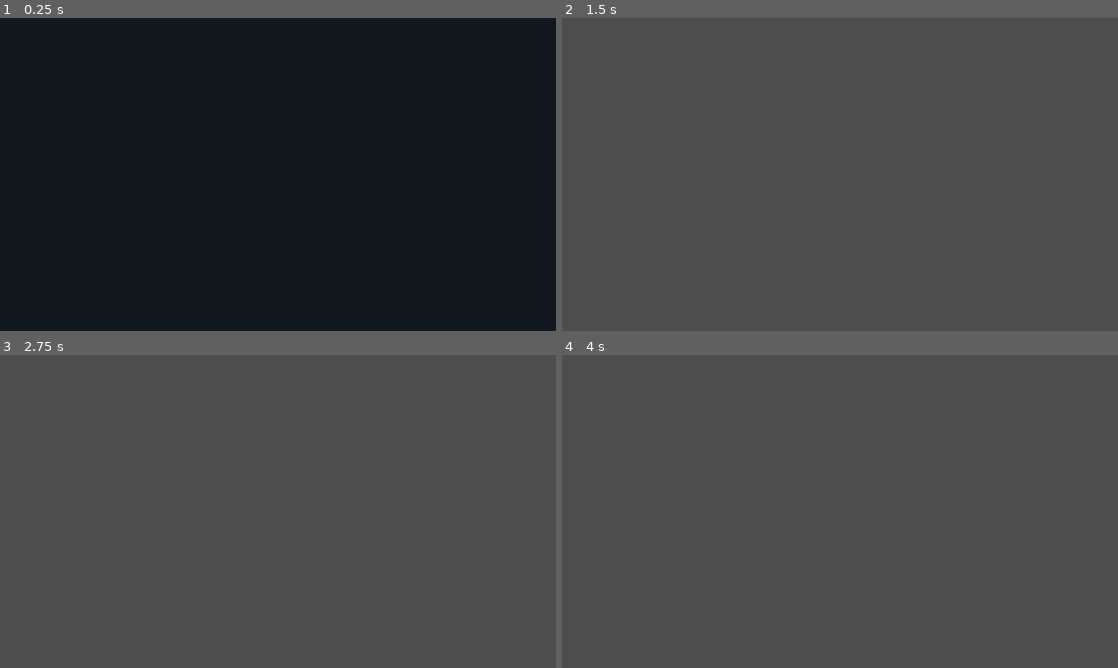
Above: before the commit, frames 1-4 (two rows, left to right).
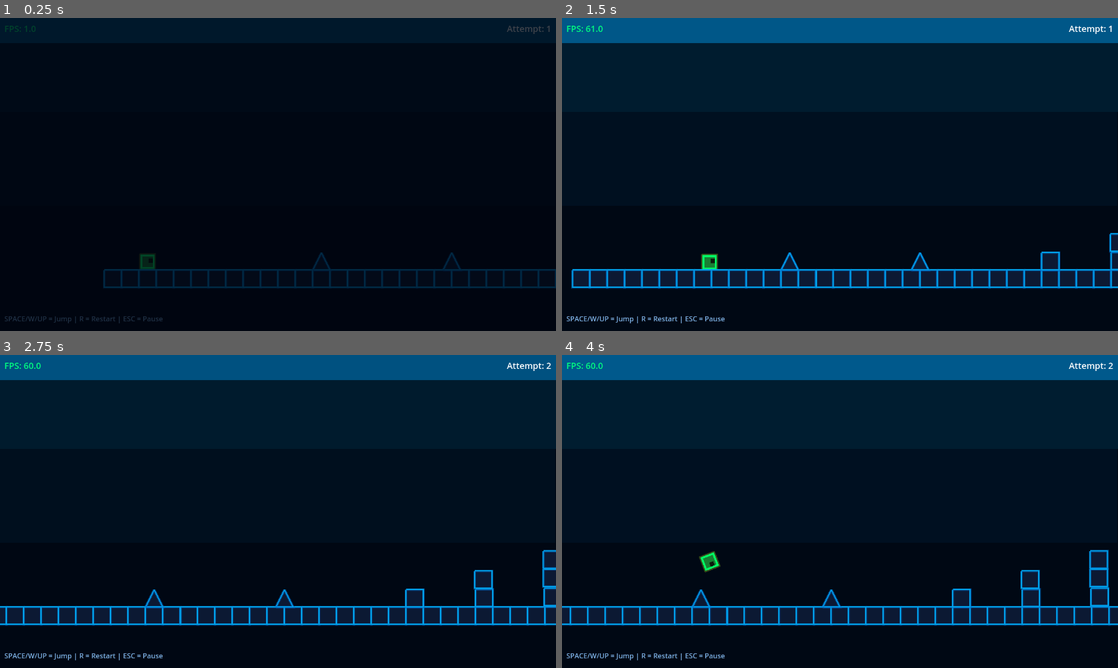
Above: after the commit, the same moments.

Repository: alxmrcktr/Geometry-Dash
Game: Godot game, scene res://scenes/level_1.tscn
Two runs of this game, one before a commit and one after it. Both use one fixed random seed, a clock stepped at 60 frames per second and the inputs below. Before the commit the project starts from res://scenes/main_menu.tscn.
Inputs:
- Up to frame 1 (0.25 s): no input
- Up to frame 2 (1.5 s): click "Level 1 The Beginning ▶ PLAY" at 0.5 s
- Up to frame 3 (2.75 s): tap Space (jump) at 1.52, 2.27 s
- Up to frame 4 (4 s): tap Enter at 2.75 s; tap Space (jump) at 3.77 s

The runs differ from the first frame. In frame 1, 1.4% of the frame differs, in the area x 0-100%, y 2-98%; in frame 2, 100%, in the area x 0-100%, y 0-100%; in frame 3, 100%; in frame 4, 100%.

Commit message:
Fix gray screen on startup and make music restart from beginning

Diff:
--- a/game/project.godot
+++ b/game/project.godot
@@ -11,7 +11,7 @@
 [application]
 
 config/name="Geometry Dash Clone"
-run/main_scene="res://scenes/main_menu.tscn"
+run/main_scene="res://scenes/level_1.tscn"
 config/features=PackedStringArray("4.5", "Forward Plus")
 config/icon="res://icon.svg"
 
--- a/game/scripts/audio_manager.gd
+++ b/game/scripts/audio_manager.gd
@@ -11,8 +11,8 @@
 	music_player.bus = "Master"
 
 func play_music(track_name: String, loop: bool = true):
-	if current_track == track_name and music_player.playing:
-		return
+	# Always stop current music first to restart from beginning
+	stop_music()
 
 	var track_path = "res://music/" + track_name
 	if ResourceLoader.exists(track_path):
